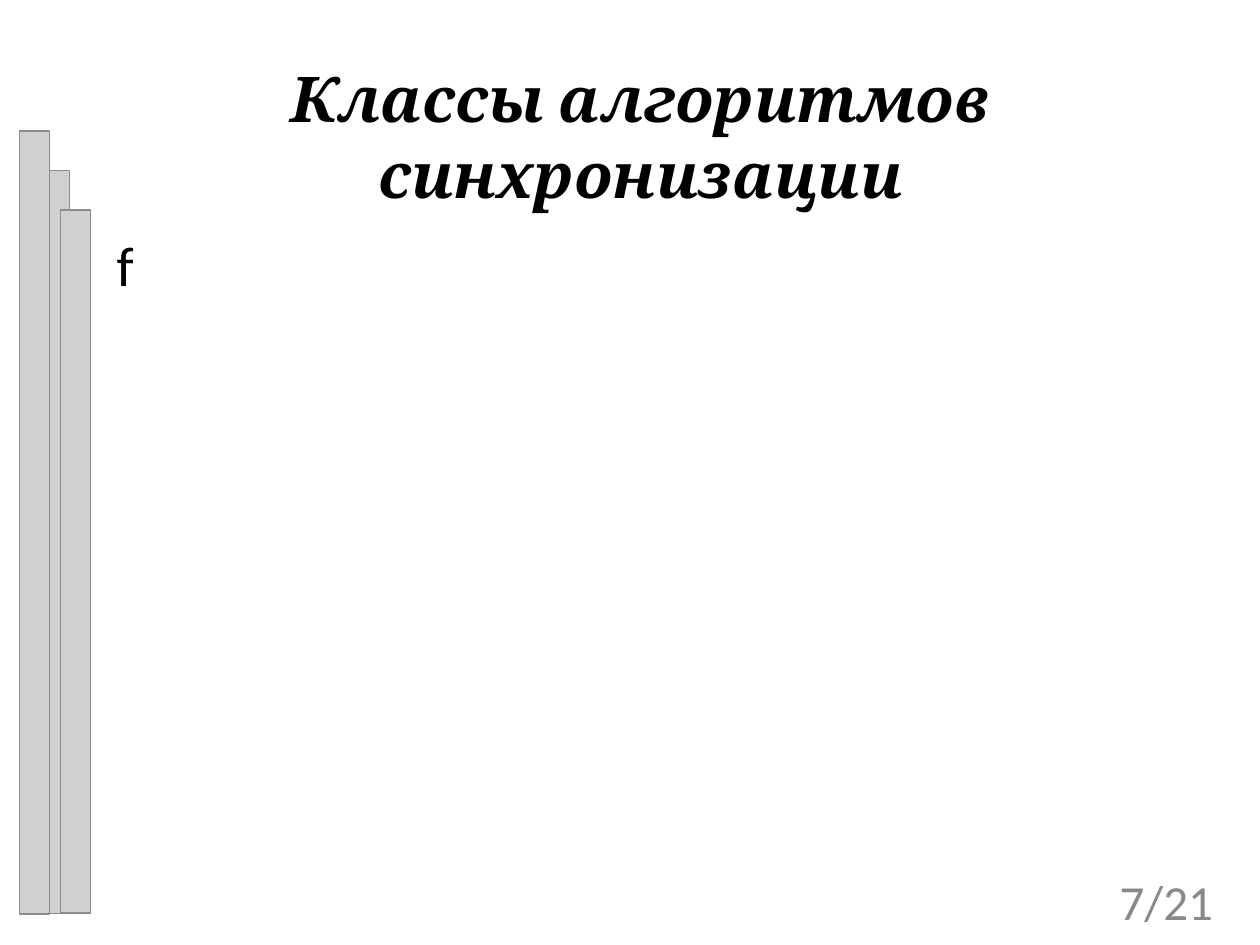
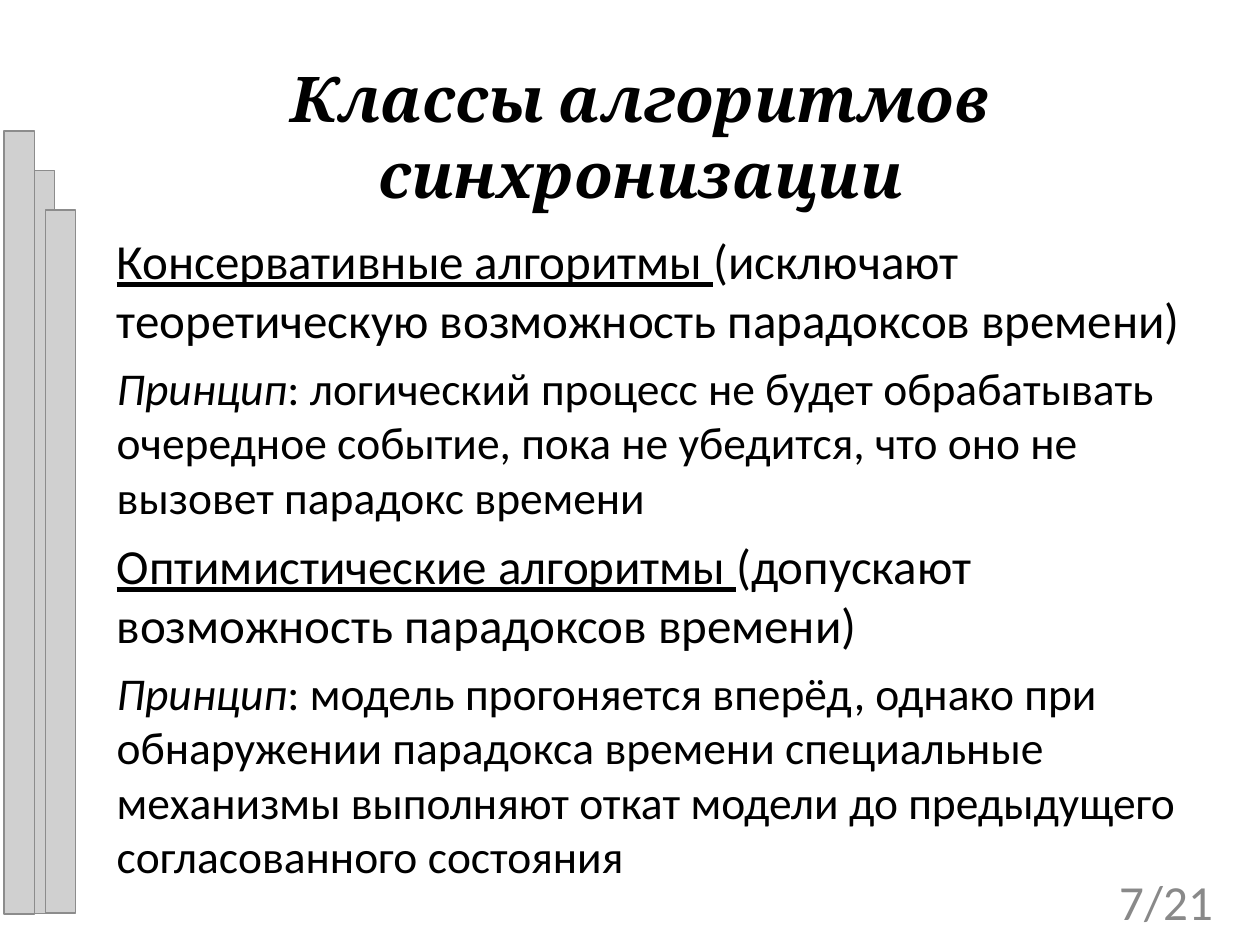
Before and after one commit to tom-trix/SynchAlgorithms, a slide deck: slide 7 of text/Mitrakov.ppt. Drawn at 1260x945 pixels with LibreOffice and Linux fonts; fonts in the diff are those of the drawing; grey boxes stand for pictures; background and template pictures are left out. Boxes give left, top, right and bottom in pixels: in the first picture for what was removed or moved away, otherwise in the second. Text is boxed around its words. In the diff, an @@ line names an element or a change of style, - is before the commit and + after.

```diff
--- a/text/Mitrakov.ppt
+++ b/text/Mitrakov.ppt
@@ 3 pictures: place and size @@
-3 pictures at (19, 131, 91, 914)
+3 pictures at (4, 131, 76, 914)
@@ subtitle at (117, 243, 1179, 874): text changed; size 32 to 26 pt @@
-f
+Консервативные алгоритмы (исключают теоретическую возможность парадоксов времени)
+Принцип: логический процесс не будет обрабатывать очередное событие, пока не убедится, что оно не вызовет парадокс времени
+Оптимистические алгоритмы (допускают возможность парадоксов времени)
+Принцип: модель прогоняется вперёд, однако при обнаружении парадокса времени специальные механизмы выполняют откат модели до предыдущего согласованного состояния
```
Also in this commit, not shown: 11 other slides changed, 9 slides added, 9 slides removed.
